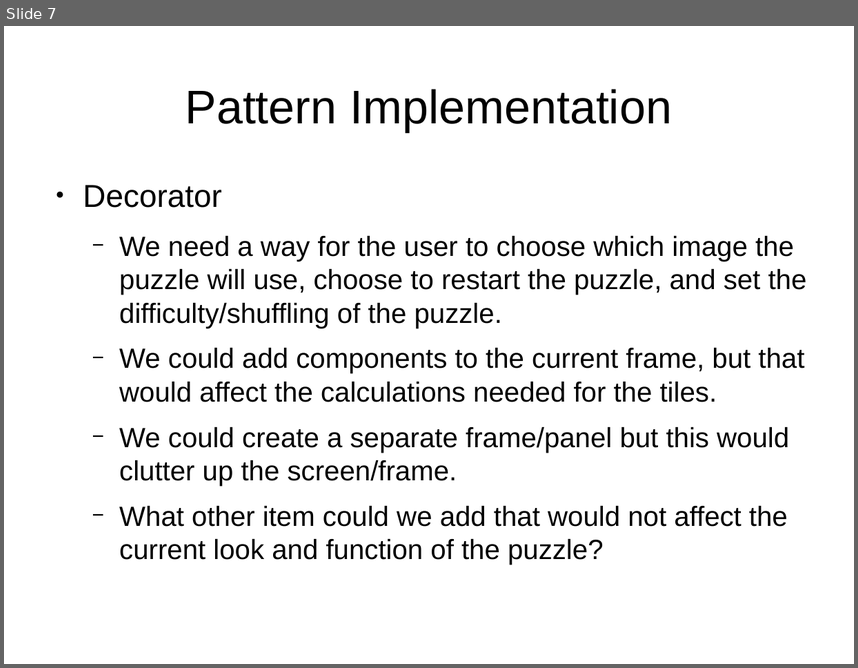
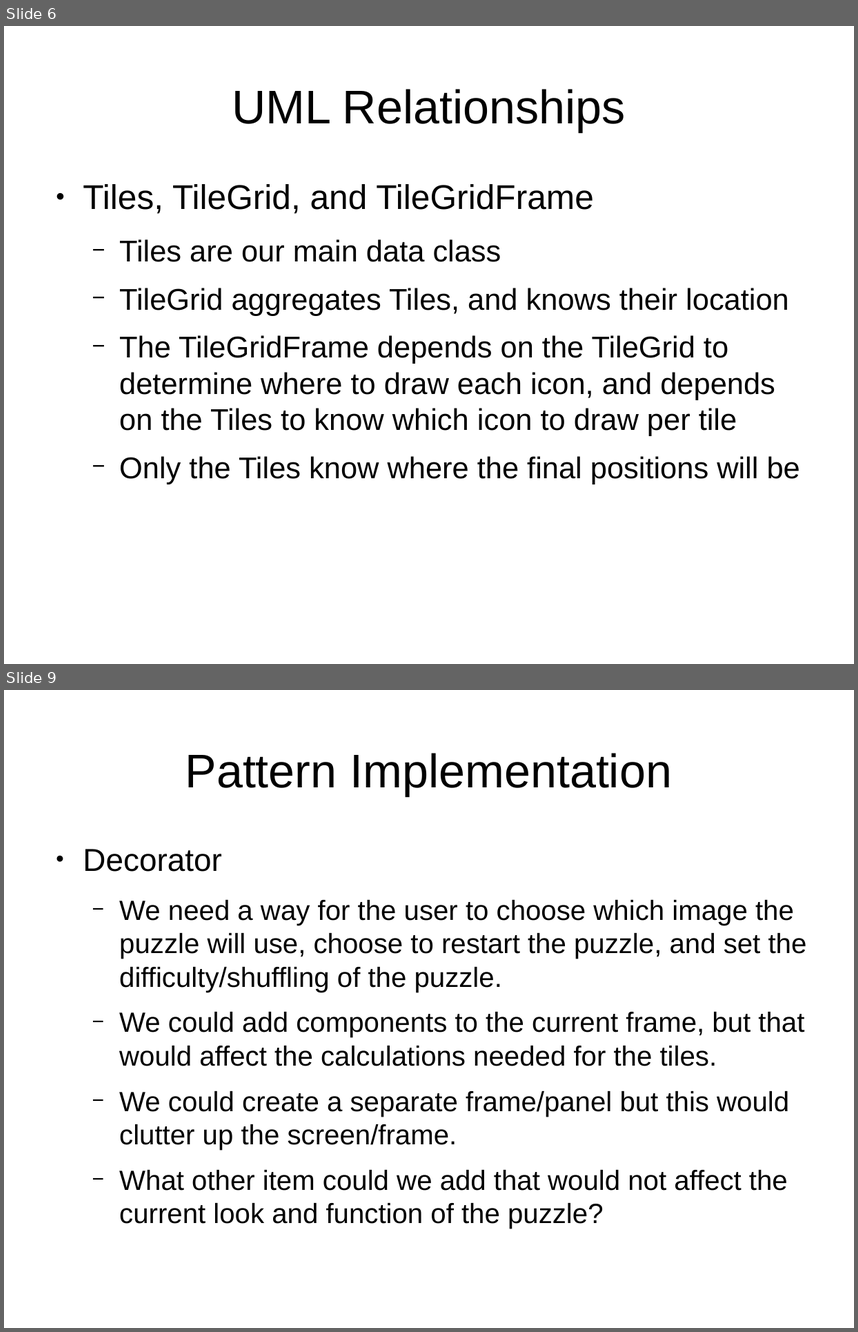
Before and after one commit to StephenKairos/CS151_Projects-HW, a slide deck: Group Project/Presentation.odp. Shown one above the other, each under a label of ours: slide 7 before the commit, slides 6 and 9 after it; the slides between them are not shown. The pictures are 858x668 and 858x1332 pixels, drawn with LibreOffice and Linux fonts; fonts in the diff are those of the drawing. Boxes give left, top, right and bottom in pixels: in the first picture for what was removed or moved away, otherwise in the second. Text is boxed around its words. In the diff, an @@ line names an element or a change of style, - is before the commit and + after.

Commit message:
Finialized UML relationships

```diff
--- a/Group Project/Presentation.odp
+++ b/Group Project/Presentation.odp
@@ slide 6 added at [4,26,854,664], background #FFFFFF @@
@@ title added at [232,89,626,132], 44 pt, text #000000 @@
+UML Relationships
@@ text added at [83,184,800,484], 28 pt, text #000000 @@
+● Tiles, TileGrid, and TileGridFrame
+  − Tiles are our main data class
+  − TileGrid aggregates Tiles, and knows their location
+  − The TileGridFrame depends on the TileGrid to determine where to draw each icon, and depends on the Tiles to know which icon to draw per tile
+  − Only the Tiles know where the final positions will be
@@ what was slide 7 is now slide 9 @@
```
Also in this commit, not shown: 2 other slides added, 1 slide removed.
